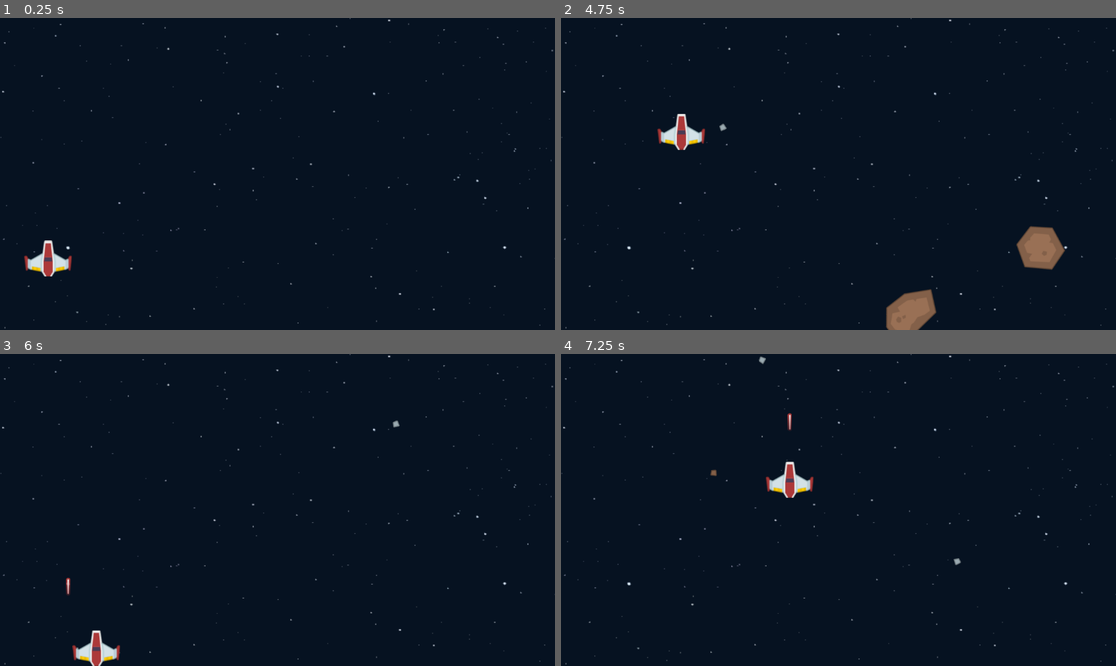
Above: before the commit, frames 1-4 (two rows, left to right).
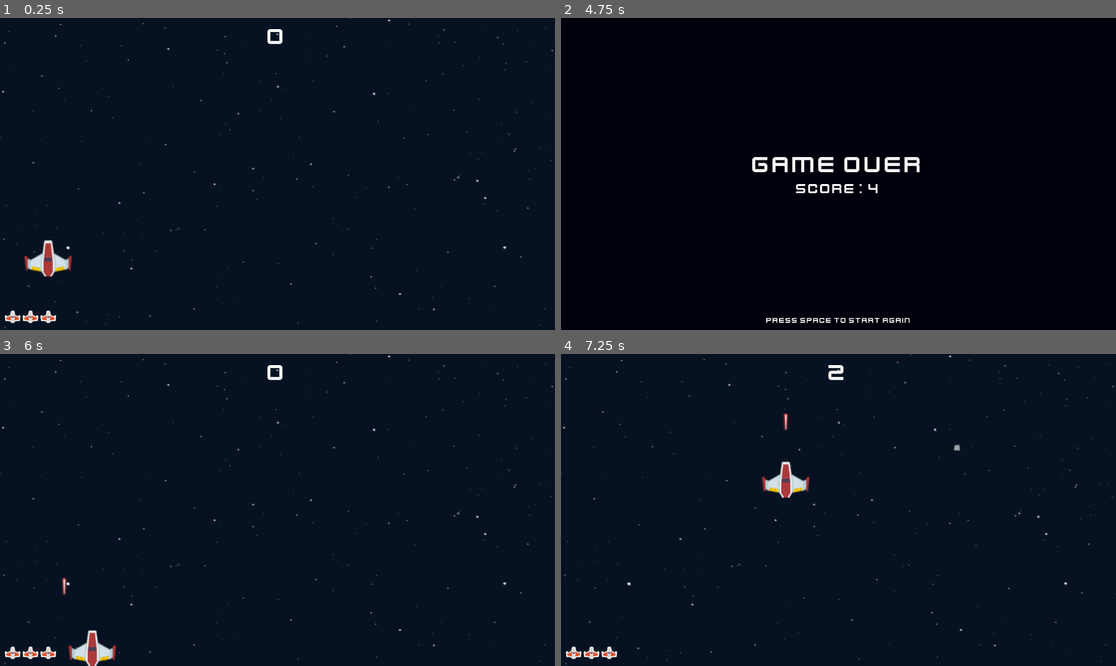
Above: after the commit, the same moments.

Repository: nathaponb/GalacticBlitz
Game: Godot game, scene res://scenes/universe.tscn
Two runs of this game, one before a commit and one after it. Both use one fixed random seed, a clock stepped at 60 frames per second and the inputs below.
Inputs:
- Up to frame 1 (0.25 s): no input
- Up to frame 2 (4.75 s): tap Enter at 0.5 s; hold D (right) 0.53-1.28 s; tap Space (shoot) every 0.75 s from 0.6 to 4.35 s; hold S (down) 1.28-2.03 s; hold D (right) 2.03-2.78 s; hold W (up) 2.78-3.53 s; hold A (left) from 3.53 s (still down)
- Up to frame 3 (6 s): tap Space (shoot) at 5, 5.1, 5.85 s; release A (left) at 5.03 s; hold S (down) 5.03-5.78 s; hold D (right) from 5.78 s (still down)
- Up to frame 4 (7.25 s): release D (right) at 6.53 s; hold W (up) from 6.53 s (still down); tap Space (shoot) at 6.6 s

The runs differ from the first frame. In frame 1, 0.3% of the frame differs, in the area x 0-51%, y 3-98%; in frame 2, 4.1%, in the area x 0-100%, y 0-100%; in frame 3, 0.9%; in frame 4, 1.0%.

Commit message:
Add ui for displaying game states

Diff:
--- /dev/null
+++ b/global/global.gd
@@ -0,0 +1,3 @@
+extends Node
+
+var score := 0
--- a/project.godot
+++ b/project.godot
@@ -14,6 +14,10 @@
 run/main_scene="res://scenes/universe.tscn"
 config/features=PackedStringArray("4.2", "Forward Plus")
 config/icon="res://icon.svg"
+
+[autoload]
+
+Global="*res://global/global.gd"
 
 [input]
 
--- /dev/null
+++ b/scenes/game_over.gd
@@ -0,0 +1,13 @@
+extends Control
+
+var main_scence: PackedScene = load("res://scenes/universe.tscn")
+
+func _ready():
+	print("game over ready")
+	$GameOverSound.play()
+	$CenterContainer/VBoxContainer/Label.text = $CenterContainer/VBoxContainer/Label.text + str(Global.score)
+
+# Called every frame. 'delta' is the elapsed time since the previous frame.
+func _process(delta):
+	if Input.is_action_just_pressed("shoot"):
+		get_tree().change_scene_to_packed(main_scence)
--- /dev/null
+++ b/scenes/game_over.tscn
@@ -0,0 +1,69 @@
+[gd_scene load_steps=4 format=3 uid="uid://bb4kfsq1nu810"]
+
+[ext_resource type="Script" path="res://scenes/game_over.gd" id="1_8lyfy"]
+[ext_resource type="FontFile" uid="uid://cm101helnsr12" path="res://font/kenvector_future.ttf" id="1_hcw4l"]
+[ext_resource type="AudioStream" uid="uid://dvddm77xtjkoi" path="res://audio/game-over.mp3" id="3_1lvgs"]
+
+[node name="GameOver" type="Control"]
+layout_mode = 3
+anchors_preset = 15
+anchor_right = 1.0
+anchor_bottom = 1.0
+grow_horizontal = 2
+grow_vertical = 2
+script = ExtResource("1_8lyfy")
+
+[node name="ColorRect" type="ColorRect" parent="."]
+layout_mode = 1
+anchors_preset = 15
+anchor_right = 1.0
+anchor_bottom = 1.0
+grow_horizontal = 2
+grow_vertical = 2
+color = Color(0, 0, 0.0470588, 1)
+
+[node name="CenterContainer" type="CenterContainer" parent="."]
+layout_mode = 1
+anchors_preset = 15
+anchor_right = 1.0
+anchor_bottom = 1.0
+grow_horizontal = 2
+grow_vertical = 2
+
+[node name="VBoxContainer" type="VBoxContainer" parent="CenterContainer"]
+layout_mode = 2
+
+[node name="GameOverLabel" type="Label" parent="CenterContainer/VBoxContainer"]
+layout_mode = 2
+theme_override_fonts/font = ExtResource("1_hcw4l")
+theme_override_font_sizes/font_size = 50
+text = "Game Over"
+
+[node name="Label" type="Label" parent="CenterContainer/VBoxContainer"]
+layout_mode = 2
+theme_override_fonts/font = ExtResource("1_hcw4l")
+theme_override_font_sizes/font_size = 30
+text = "Score : "
+horizontal_alignment = 1
+
+[node name="MarginContainer" type="MarginContainer" parent="."]
+layout_mode = 1
+anchors_preset = 7
+anchor_left = 0.5
+anchor_top = 1.0
+anchor_right = 0.5
+anchor_bottom = 1.0
+offset_left = -99.0
+offset_top = -40.0
+offset_right = 99.0
+grow_horizontal = 2
+grow_vertical = 0
+
+[node name="Label" type="Label" parent="MarginContainer"]
+layout_mode = 2
+theme_override_fonts/font = ExtResource("1_hcw4l")
+text = "Press space to start again"
+
+[node name="GameOverSound" type="AudioStreamPlayer2D" parent="."]
+stream = ExtResource("3_1lvgs")
+volume_db = -9.215
--- a/scenes/meteor.gd
+++ b/scenes/meteor.gd
@@ -29,7 +29,7 @@
 
 #count the meteor hit user
 func _on_body_entered(body):
-	print(body)
+	$MeteorHitPlayerSound.play()
 	meteor_collision.emit()
 
 
--- a/scenes/meteor.tscn
+++ b/scenes/meteor.tscn
@@ -1,8 +1,9 @@
-[gd_scene load_steps=4 format=3 uid="uid://d3po1syxqcobh"]
+[gd_scene load_steps=5 format=3 uid="uid://d3po1syxqcobh"]
 
 [ext_resource type="Texture2D" uid="uid://cg2q8fnwx0gpu" path="res://graphics/png/Meteors/meteorBrown_big1.png" id="1_4j7ka"]
 [ext_resource type="Script" path="res://scenes/meteor.gd" id="1_skumk"]
 [ext_resource type="AudioStream" uid="uid://c31mwvm14dmxp" path="res://audio/explosion.mp3" id="3_0hm12"]
+[ext_resource type="AudioStream" uid="uid://djd201gapbvtk" path="res://audio/crash.mp3" id="4_vnsfr"]
 
 [node name="Meteor" type="Area2D"]
 position = Vector2(100, 50)
@@ -21,5 +22,9 @@
 stream = ExtResource("3_0hm12")
 volume_db = -10.532
 
+[node name="MeteorHitPlayerSound" type="AudioStreamPlayer2D" parent="."]
+stream = ExtResource("4_vnsfr")
+volume_db = -10.532
+
 [connection signal="area_entered" from="." to="." method="_on_area_entered"]
 [connection signal="body_entered" from="." to="." method="_on_body_entered"]
--- /dev/null
+++ b/scenes/ui.gd
@@ -0,0 +1,23 @@
+extends CanvasLayer
+
+var health_image = load("res://graphics/png/UI/playerLife1_orange.png")
+
+var time_elapsed := 0
+
+func set_health(amount):
+	# remove all children
+	for child in $MarginContainer2/HBoxContainer.get_children():
+		child.queue_free()
+
+	# set new health
+	for i in amount:
+		var texture_rect = TextureRect.new()
+		texture_rect.texture = health_image # set texture to node
+		texture_rect.stretch_mode = TextureRect.STRETCH_KEEP
+		$MarginContainer2/HBoxContainer.add_child(texture_rect) # append updated player health
+
+
+func _on_score_timer_timeout():
+	time_elapsed += 1
+	$MarginContainer/Label.text = str(time_elapsed)
+	Global.score = time_elapsed # set score to global variable for use in game over scene
--- /dev/null
+++ b/scenes/ui.tscn
@@ -0,0 +1,42 @@
+[gd_scene load_steps=3 format=3 uid="uid://dfvobdilqtr8a"]
+
+[ext_resource type="FontFile" uid="uid://cm101helnsr12" path="res://font/kenvector_future.ttf" id="1_u5wyv"]
+[ext_resource type="Script" path="res://scenes/ui.gd" id="1_v28nn"]
+
+[node name="UI" type="CanvasLayer" groups=["ui"]]
+script = ExtResource("1_v28nn")
+
+[node name="MarginContainer" type="MarginContainer" parent="."]
+anchors_preset = 5
+anchor_left = 0.5
+anchor_right = 0.5
+offset_left = -74.5
+offset_right = 74.5
+offset_bottom = 57.0
+grow_horizontal = 2
+theme_override_constants/margin_top = 10
+
+[node name="Label" type="Label" parent="MarginContainer"]
+layout_mode = 2
+theme_override_fonts/font = ExtResource("1_u5wyv")
+theme_override_font_sizes/font_size = 50
+text = "0"
+horizontal_alignment = 1
+
+[node name="MarginContainer2" type="MarginContainer" parent="."]
+anchors_preset = 2
+anchor_top = 1.0
+anchor_bottom = 1.0
+offset_top = -40.0
+offset_right = 144.0
+grow_vertical = 0
+theme_override_constants/margin_left = 10
+theme_override_constants/margin_bottom = 10
+
+[node name="HBoxContainer" type="HBoxContainer" parent="MarginContainer2"]
+layout_mode = 2
+
+[node name="ScoreTimer" type="Timer" parent="."]
+autostart = true
+
+[connection signal="timeout" from="ScoreTimer" to="." method="_on_score_timer_timeout"]
--- a/scenes/universe.gd
+++ b/scenes/universe.gd
@@ -3,6 +3,12 @@
 # load the meteor scence
 var meteor_scence: PackedScene = load("res://scenes/meteor.tscn")
 var laser_scence: PackedScene = load("res://scenes/laser.tscn")
+var gameover_scence: PackedScene = load("res://scenes/game_over.tscn")
+
+var health = 3
+
+func _ready():
+	get_tree().call_group("ui", "set_health", health) # set initial player health
 
 
 func _on_meteor_timer_timeout():
@@ -24,5 +30,7 @@
 
 #count the meteor hit user
 func on_meteor_collision():
-	print("collision")
-	pass
+	health -= 1 # reduce player health by 1
+	get_tree().call_group("ui", "set_health", health) # set player health on display ui
+	if health <= 0:
+		get_tree().change_scene_to_packed(gameover_scence)
--- a/scenes/universe.tscn
+++ b/scenes/universe.tscn
@@ -1,8 +1,9 @@
-[gd_scene load_steps=6 format=3 uid="uid://cv7pl0wwhw2sx"]
+[gd_scene load_steps=7 format=3 uid="uid://cv7pl0wwhw2sx"]
 
 [ext_resource type="Script" path="res://scenes/universe.gd" id="1_1r4ny"]
 [ext_resource type="PackedScene" uid="uid://68mg85gl6nen" path="res://scenes/player.tscn" id="1_6nfh2"]
 [ext_resource type="Texture2D" uid="uid://rteuhoamy2y5" path="res://graphics/bg/bg_space_seamless.png" id="1_b0uqv"]
+[ext_resource type="PackedScene" uid="uid://dfvobdilqtr8a" path="res://scenes/ui.tscn" id="4_qbg8m"]
 
 [sub_resource type="RectangleShape2D" id="RectangleShape2D_4ftrk"]
 size = Vector2(27, 671)
@@ -61,5 +62,7 @@
 
 [node name="Lasers" type="Node2D" parent="."]
 
+[node name="UI" parent="." instance=ExtResource("4_qbg8m")]
+
 [connection signal="laser" from="Player" to="." method="_on_player_laser"]
 [connection signal="timeout" from="MeteorTimer" to="." method="_on_meteor_timer_timeout"]
Not shown, added: audio/crash.mp3.import
Not shown, added: audio/game-over.mp3.import
Not shown, added: audio/crash.mp3
Not shown, added: audio/game-over.mp3
